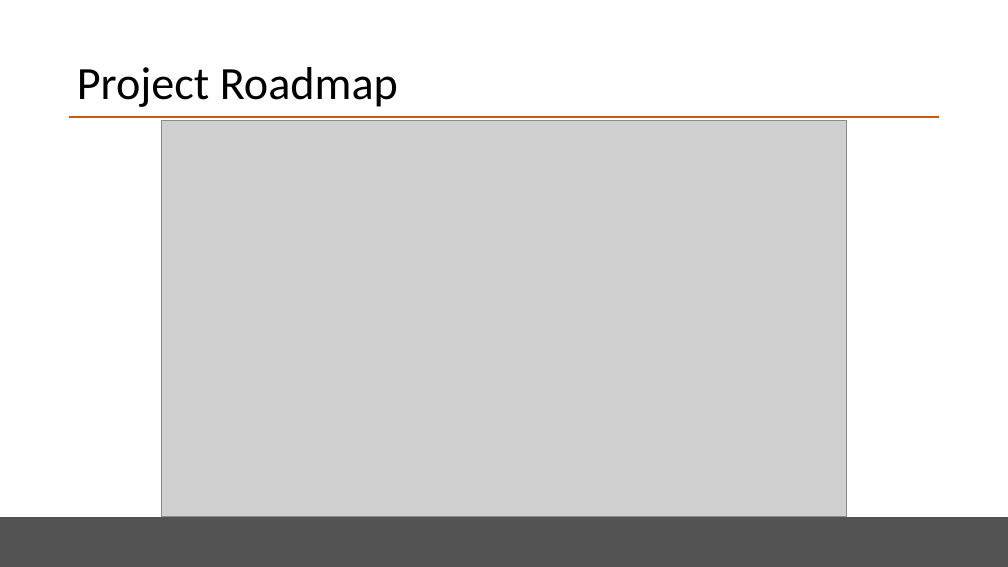
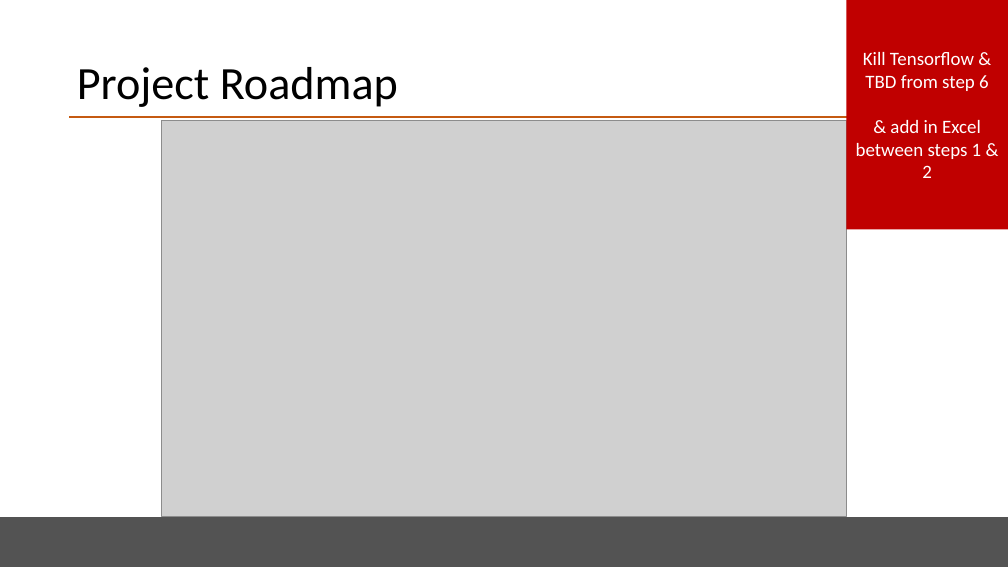
Before and after one commit to emilymcdaniel/Final_Project, a slide deck: slide 4 of BootCamp_FinalPres_v3.pptx. Drawn at 1008x567 pixels with LibreOffice and Linux fonts; fonts in the diff are those of the drawing; grey boxes stand for pictures. Boxes give left, top, right and bottom in pixels: in the first picture for what was removed or moved away, otherwise in the second. Text is boxed around its words. In the diff, an @@ line names an element or a change of style, - is before the commit and + after.

```diff
--- a/BootCamp_FinalPres_v3.pptx
+++ b/BootCamp_FinalPres_v3.pptx
@@ rectangle added at <box>847,0,1008,229</box>, fill #C00000, 18 pt, text #FFFFFF @@
+Kill Tensorflow & TBD from step 6
+& add in Excel between steps 1 & 2
```
Also in this commit, not shown: 3 other slides changed.
